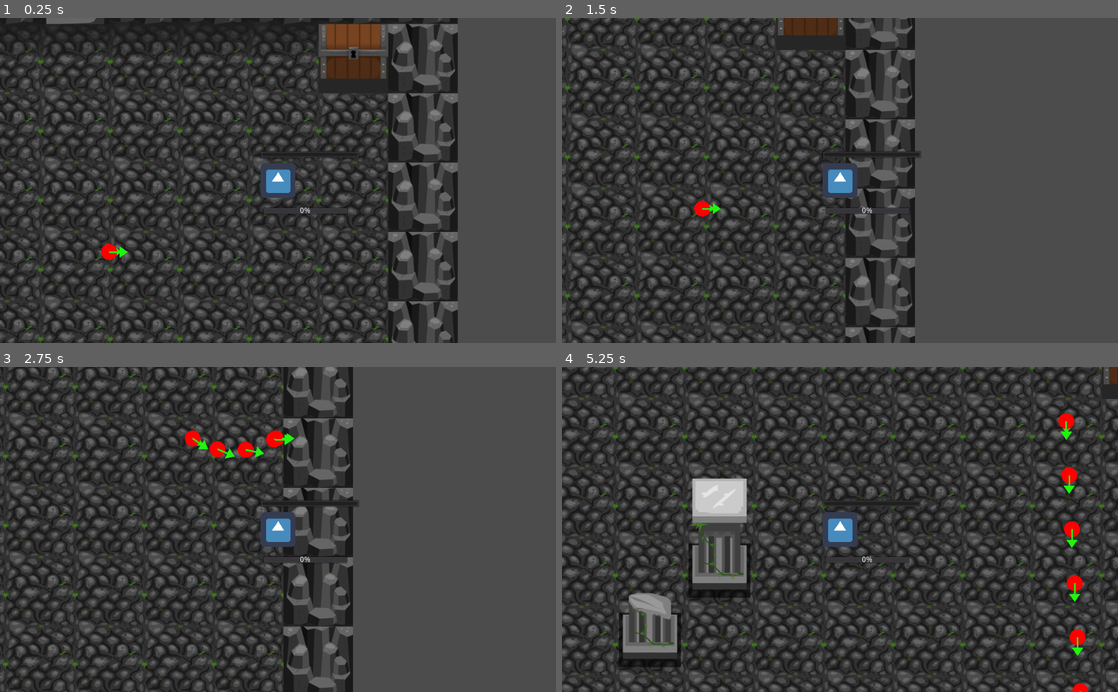
Above: before the commit, frames 1-4 (two rows, left to right).
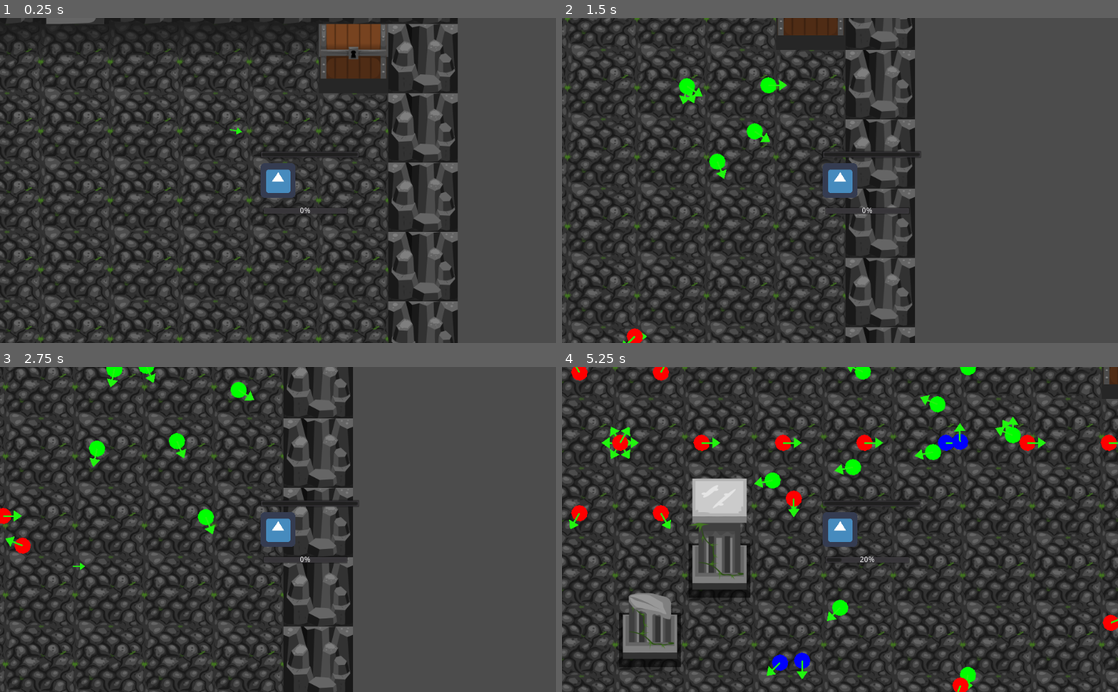
Above: after the commit, the same moments.

Repository: PRFNTX/wejammin
Game: Godot game, scene res://TestScenes/TurretScripting.tscn
Two runs of this game, one before a commit and one after it. Both use one fixed random seed, a clock stepped at 60 frames per second and the inputs below. The project has no main scene, so this scene is started directly. The engine's default icon, where the game draws it, is replaced by a stand-in: a white triangle on a blue panel in a dark square.
Inputs:
- Up to frame 1 (0.25 s): no input
- Up to frame 2 (1.5 s): hold D (move_right) 0.53-1.28 s; hold S (move_down) from 1.28 s (still down)
- Up to frame 3 (2.75 s): release S (move_down) at 2.03 s; hold D (move_right) from 2.03 s (still down)
- Up to frame 4 (5.25 s): release D (move_right) at 2.78 s; hold W (move_up) 2.78-3.53 s; hold A (move_left) 3.53-5.03 s; hold S (move_down) from 5.03 s (still down)

The runs differ from the first frame. In frame 1, 0.2% of the frame differs, in the area x 18-44%, y 33-75%; in frame 2, 0.9%; in frame 3, 1.7%; in frame 4, 4.5%, in the area x 1-100%, y 0-100%.

Commit message:
bullet patterns

Diff:
--- a/ProjectGameJam/BasicTurret.gd
+++ b/ProjectGameJam/BasicTurret.gd
@@ -5,25 +5,44 @@
 export(float) var projectile_speed = 200.0
 export(float) var fire_rate = 0.5
 export(Projectile.projectile_types) var type = Projectile.projectile_types.RED
+export(PackedScene) var projectile = null
 
 
-onready var scene = get_tree().current_scene
+export(NodePath) var scene_path
+var scene
 func _ready():
-	pass
+	if scene_path != null:
+		scene = get_node(scene_path)
+	if scene == null:
+		scene = get_tree().current_scene
 
-export(PackedScene) var projectile = null
-func fire_projectile():
-	var new_projectile = projectile.instance()
-	scene.add_child(new_projectile)
-	new_projectile.type = type
-	new_projectile.direction = direction + rotation
-	new_projectile.speed = projectile_speed
-	new_projectile.position = global_position
-
+onready var children = get_children()
+var patterns = null
+func fire_projectile(time):
+	if patterns == null:
+		patterns = []
+		if children != null && children.size() > 0:
+			for child in children:
+				if child is ProjectilePattern:
+					print("load", scene)
+					child.load_pattern(self, scene)
+					patterns.append(child)
+	if patterns.size():
+		for pattern in patterns:
+			pattern.fire(time)
+	else:
+		var new_projectile = projectile.instance()
+		scene.add_child(new_projectile)
+		new_projectile.type = type
+		new_projectile.direction = direction + rotation
+		new_projectile.speed = projectile_speed
+		new_projectile.position = global_position
 
 var reload = 0
+var time_passed = 0
 func _physics_process(delta):
 	reload += delta
+	time_passed += delta
 	if reload > fire_rate:
 		reload = 0
-		fire_projectile()
+		fire_projectile(time_passed)
--- /dev/null
+++ b/ProjectGameJam/BulletPatterns/CirclePattern.tscn
@@ -0,0 +1,6 @@
+[gd_scene load_steps=2 format=2]
+
+[ext_resource path="res://CirclePattern.gd" type="Script" id=1]
+
+[node name="CirclePattern" type="Node"]
+script = ExtResource( 1 )
--- /dev/null
+++ b/ProjectGameJam/BulletPatterns/ProjectilePattern.tscn
@@ -0,0 +1,6 @@
+[gd_scene load_steps=2 format=2]
+
+[ext_resource path="res://ProjectilePattern.gd" type="Script" id=1]
+
+[node name="ProjectilePattern" type="Node"]
+script = ExtResource( 1 )
--- /dev/null
+++ b/ProjectGameJam/BulletPatterns/SpiralPattern.gd
@@ -0,0 +1,29 @@
+extends ProjectilePattern
+
+export(int) var speed = 200
+export(int) var rotation_rate = 6.28/8
+export(Projectile.projectile_types) var type = Projectile.projectile_types.RED
+
+
+func _ready():
+	set_process(false)
+
+func load_pattern(in_turret, bullet_scene):
+	.load_pattern(in_turret, bullet_scene)
+	print('loaded')
+
+var fire_time = 0
+var intervals = 0
+func fire(time):
+	print(time)
+	var use_direction = (time * rotation_rate) - (intervals * TAU)
+	print(use_direction)
+	while use_direction > TAU:
+		intervals += 1
+		use_direction -= TAU
+	print(intervals)
+	print(use_direction)
+	projectile_properties = [Vector3(
+		use_direction, speed, type
+	)]
+	.fire(time)
--- /dev/null
+++ b/ProjectGameJam/BulletPatterns/SpiralPattern.tscn
@@ -0,0 +1,6 @@
+[gd_scene load_steps=2 format=2]
+
+[ext_resource path="res://BulletPatterns/SpiralPattern.gd" type="Script" id=1]
+
+[node name="SpiralPattern" type="Node"]
+script = ExtResource( 1 )
--- /dev/null
+++ b/ProjectGameJam/CirclePattern.gd
@@ -0,0 +1,24 @@
+extends ProjectilePattern
+
+
+export(int) var speed = 200
+export(int) var number = 6
+export(Projectile.projectile_types) var type = Projectile.projectile_types.RED
+#export(int) var move_rotation = TAU/8
+#export(float) var lifetime = 3
+
+func _ready():
+	set_process(false)
+
+func load_pattern(in_turret, bullet_scene):
+	.load_pattern(in_turret, bullet_scene)
+	print('loaded')
+
+var fire_time = 0
+func fire(time):
+	projectile_properties = []
+	for projectile_num in range(number):
+		projectile_properties.append(
+			Vector3(projectile_num*TAU/number, speed, int(type))
+		)
+	.fire(time)
--- /dev/null
+++ b/ProjectGameJam/ProjectilePattern.gd
@@ -0,0 +1,30 @@
+extends Node
+class_name ProjectilePattern
+
+export(Array, Vector3) var projectile_properties = [
+	Vector3(0, 200, 1)
+] # direction offset, speed, type
+
+export(PackedScene) var projectile = preload("res://Projectile.tscn")
+
+func _ready():
+	print(Projectile.projectile_types.RED)
+	print(projectile_properties)
+
+var turret = null
+var scene = null
+func load_pattern(in_turret, bullet_scene):
+	turret = in_turret
+	scene = bullet_scene
+
+var created_projectiles = []
+func fire(time):
+	var base_direction = turret.direction
+	for detail in projectile_properties:
+		var new_projectile = projectile.instance()
+		new_projectile.speed = int(detail.y)
+		new_projectile.direction = detail.x + turret.direction
+		new_projectile.type = round(detail.z)
+		new_projectile.position = turret.global_position
+		created_projectiles.append(new_projectile)
+		scene.add_child(new_projectile)
--- a/ProjectGameJam/ProjectileSprite.gd
+++ b/ProjectGameJam/ProjectileSprite.gd
@@ -5,7 +5,10 @@
 # var a = 2
 # var b = "text"
 
-
+var projectile_to_colour_type = [
+	Color.red,
+	Color.green
+]
 
 func _ready():
 	set_projectile_type()
@@ -14,7 +17,6 @@
 	var parent = get_parent()
 	if not "type" in parent:
 		return
-	var projectile_to_colour_type = {parent.projectile_types.RED: Color.red, parent.projectile_types.GREEN: Color.green}
 	self.color = projectile_to_colour_type[parent.type]
 
 
--- a/ProjectGameJam/ScriptedTurret.gd
+++ b/ProjectGameJam/ScriptedTurret.gd
@@ -8,6 +8,7 @@
 
 var actions = []
 var actionNumber = 0
+
 
 func next():
 	if (actions.size() > 0):
--- a/ProjectGameJam/TestScenes/TurretScripting.tscn
+++ b/ProjectGameJam/TestScenes/TurretScripting.tscn
@@ -1,11 +1,14 @@
-[gd_scene load_steps=8 format=2]
+[gd_scene load_steps=11 format=2]
 
+[ext_resource path="res://BulletPatterns/CirclePattern.tscn" type="PackedScene" id=1]
+[ext_resource path="res://BulletPatterns/ProjectilePattern.tscn" type="PackedScene" id=2]
 [ext_resource path="res://BasicTilemap.tscn" type="PackedScene" id=3]
 [ext_resource path="res://PlayerNode.tscn" type="PackedScene" id=4]
 [ext_resource path="res://Projectile.tscn" type="PackedScene" id=5]
 [ext_resource path="res://Scene1.gd" type="Script" id=6]
 [ext_resource path="res://Turrets/TurretScript.tscn" type="PackedScene" id=7]
 [ext_resource path="res://Turrets/ScriptedTurret.tscn" type="PackedScene" id=8]
+[ext_resource path="res://BulletPatterns/SpiralPattern.tscn" type="PackedScene" id=9]
 
 [sub_resource type="RectangleShape2D" id=1]
 extents = Vector2( 63, 19.75 )
@@ -20,75 +23,103 @@
 collision_layer = 0
 
 [node name="ScriptedTurret" parent="BasicTilemap" instance=ExtResource( 8 )]
-position = Vector2( 844, 549 )
+position = Vector2( 393, 337 )
 direction = 0.0
+fire_rate = 1.5
 
-[node name="Rotate" parent="BasicTilemap/ScriptedTurret" instance=ExtResource( 7 )]
+[node name="CirclePattern" parent="BasicTilemap/ScriptedTurret" instance=ExtResource( 1 )]
+
+[node name="ScriptedTurret4" parent="BasicTilemap" instance=ExtResource( 8 )]
+position = Vector2( 1020, 785 )
+direction = 0.0
+fire_rate = 1.5
+
+[node name="SpiralPattern" parent="BasicTilemap/ScriptedTurret4" instance=ExtResource( 9 )]
+
+[node name="ScriptedTurret3" parent="BasicTilemap" instance=ExtResource( 8 )]
+position = Vector2( 1116, 323 )
+direction = 0.0
+fire_rate = 1.5
+
+[node name="ProjectilePattern" parent="BasicTilemap/ScriptedTurret3" instance=ExtResource( 2 )]
+projectile_properties = [ Vector3( 0.6, 200, 1 ), Vector3( 0, 200, 1 ), Vector3( -0.6, 200, 1 ) ]
+
+[node name="Rotate" parent="BasicTilemap/ScriptedTurret3" instance=ExtResource( 7 )]
 action_type = 3
 rotate/radians = 1.57
 rotate/time = 2.0
 
-[node name="DOWN" parent="BasicTilemap/ScriptedTurret" instance=ExtResource( 7 )]
+[node name="ScriptedTurret2" parent="BasicTilemap" instance=ExtResource( 8 )]
+position = Vector2( 342, 692 )
+direction = 0.0
+fire_rate = 1.5
+
+[node name="Rotate" parent="BasicTilemap/ScriptedTurret2" instance=ExtResource( 7 )]
+action_type = 3
+rotate/radians = 1.57
+rotate/time = 2.0
+
+[node name="DOWN" parent="BasicTilemap/ScriptedTurret2" instance=ExtResource( 7 )]
 action_type = 2
 move/direction = 1.57
 move/speed = 200
 move/time = 2.0
 
-[node name="shoot" parent="BasicTilemap/ScriptedTurret" instance=ExtResource( 7 )]
+[node name="shoot" parent="BasicTilemap/ScriptedTurret2" instance=ExtResource( 7 )]
 action_type = 4
 shoot/projectile = ExtResource( 5 )
 shoot/projectile_speed = null
 shoot/direction = null
 shoot/type = null
 
-[node name="rotate" parent="BasicTilemap/ScriptedTurret" instance=ExtResource( 7 )]
+[node name="rotate" parent="BasicTilemap/ScriptedTurret2" instance=ExtResource( 7 )]
 action_type = 3
 rotate/radians = 1.57
 rotate/time = 2.0
 
-[node name="LEFT" parent="BasicTilemap/ScriptedTurret" instance=ExtResource( 7 )]
+[node name="LEFT" parent="BasicTilemap/ScriptedTurret2" instance=ExtResource( 7 )]
 action_type = 2
 move/direction = 3.14
 move/speed = 200
 move/time = 2.0
 
-[node name="shoot3" parent="BasicTilemap/ScriptedTurret" instance=ExtResource( 7 )]
+[node name="shoot3" parent="BasicTilemap/ScriptedTurret2" instance=ExtResource( 7 )]
 action_type = 4
 shoot/projectile = ExtResource( 5 )
 shoot/projectile_speed = null
 shoot/direction = null
 shoot/type = null
 
-[node name="Rotate2" parent="BasicTilemap/ScriptedTurret" instance=ExtResource( 7 )]
+[node name="Rotate2" parent="BasicTilemap/ScriptedTurret2" instance=ExtResource( 7 )]
 action_type = 3
 rotate/radians = 1.57
 rotate/time = 2.0
 
-[node name="UP" parent="BasicTilemap/ScriptedTurret" instance=ExtResource( 7 )]
+[node name="UP" parent="BasicTilemap/ScriptedTurret2" instance=ExtResource( 7 )]
 action_type = 2
 move/direction = 4.61
 move/speed = 200
 move/time = 2.0
 
-[node name="shoot2" parent="BasicTilemap/ScriptedTurret" instance=ExtResource( 7 )]
+[node name="shoot2" parent="BasicTilemap/ScriptedTurret2" instance=ExtResource( 7 )]
 action_type = 4
 shoot/projectile = ExtResource( 5 )
 shoot/projectile_speed = null
 shoot/direction = null
 shoot/type = null
 
-[node name="Rotate3" parent="BasicTilemap/ScriptedTurret" instance=ExtResource( 7 )]
+[node name="Rotate3" parent="BasicTilemap/ScriptedTurret2" instance=ExtResource( 7 )]
 action_type = 3
 rotate/radians = 1.57
 rotate/time = 2.0
 
-[node name="RIGHT" parent="BasicTilemap/ScriptedTurret" instance=ExtResource( 7 )]
+[node name="RIGHT" parent="BasicTilemap/ScriptedTurret2" instance=ExtResource( 7 )]
 action_type = 2
 move/direction = 0.0
 move/speed = 200
 move/time = 2.0
 
-[node name="shoot4" parent="BasicTilemap/ScriptedTurret" instance=ExtResource( 7 )]
+[node name="shoot4" parent="BasicTilemap/ScriptedTurret2" instance=ExtResource( 7 )]
 action_type = 4
 shoot/projectile = ExtResource( 5 )
 shoot/projectile_speed = null
--- a/ProjectGameJam/TurretScript.gd
+++ b/ProjectGameJam/TurretScript.gd
@@ -209,5 +209,5 @@
 	next()
 
 func shoot():
-	turret.fire_projectile()
-	next()
+	turret.fire_projectile(turret.time_passed)
+	next()
--- a/ProjectGameJam/project.godot
+++ b/ProjectGameJam/project.godot
@@ -20,6 +20,11 @@
 "path": "res://Projectile.gd"
 }, {
 "base": "Node",
+"class": "ProjectilePattern",
+"language": "GDScript",
+"path": "res://ProjectilePattern.gd"
+}, {
+"base": "Node",
 "class": "TurretScript",
 "language": "GDScript",
 "path": "res://TurretScript.gd"
@@ -27,6 +32,7 @@
 _global_script_class_icons={
 "BasicTurret": "",
 "Projectile": "",
+"ProjectilePattern": "",
 "TurretScript": ""
 }
 
